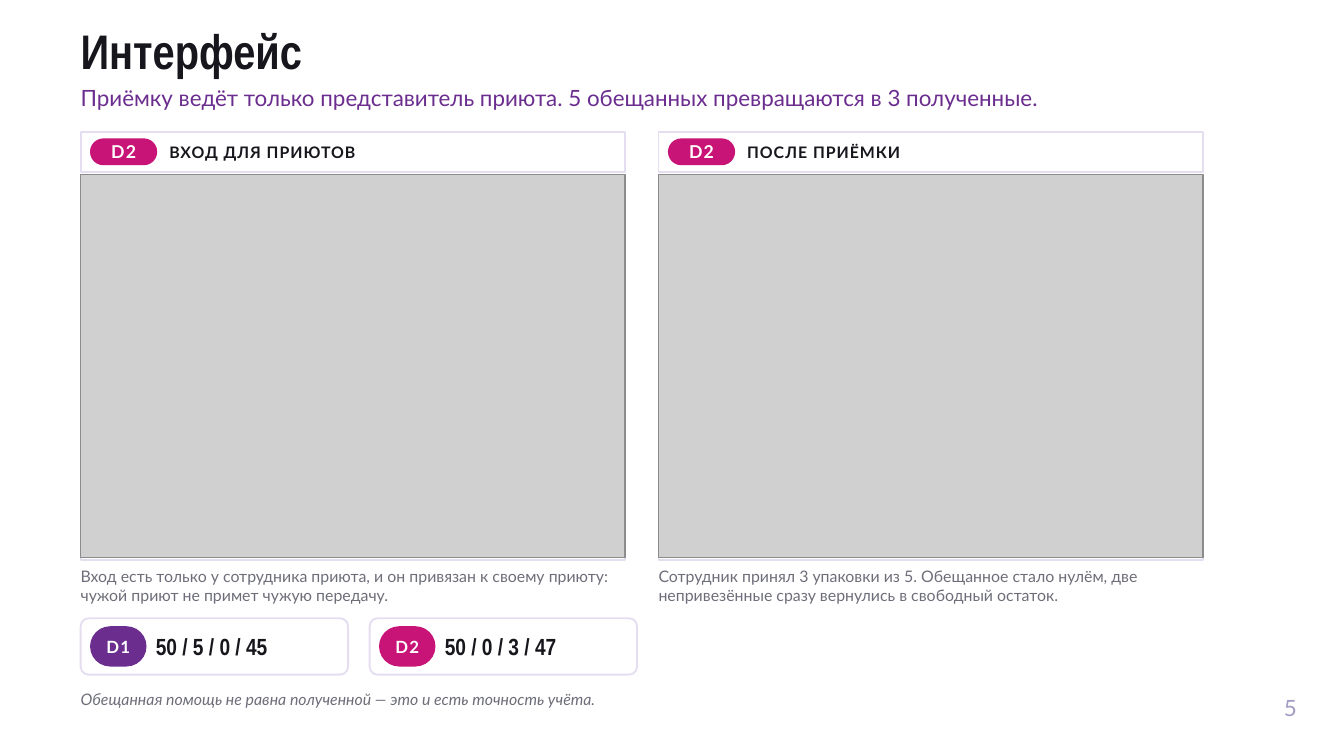
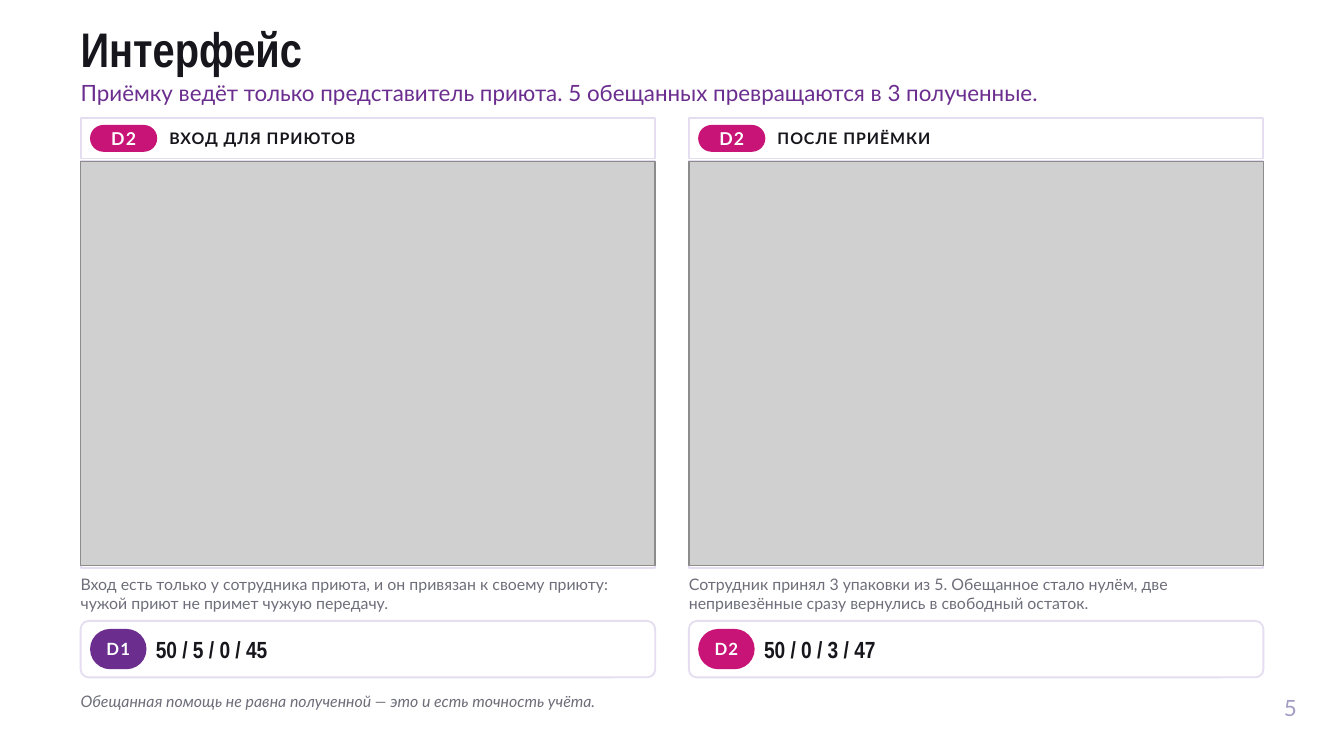
Before and after one commit to milana-solodovnik/lapa-ryadom, a slide deck: slide 5 of slides/output/lapa-ryadom-pitch.pptx. Drawn at 1344x756 pixels with LibreOffice and Linux fonts; fonts in the diff are those of the drawing; grey boxes stand for pictures; background and template pictures are left out. Boxes give left, top, right and bottom in pixels: in the first picture for what was removed or moved away, otherwise in the second. Text is boxed around its words. In the diff, an @@ line names an element or a change of style, - is before the commit and + after.

```diff
--- a/slides/output/lapa-ryadom-pitch.pptx
+++ b/slides/output/lapa-ryadom-pitch.pptx
@@ text "Приёмку ведёт только представитель приюта. ...": place and size @@
-text "Приёмку ведёт только представитель приюта. ..." at box(81, 89, 1037, 110)
+text "Приёмку ведёт только представитель приюта. ..." at box(81, 84, 1037, 105)
@@ rectangle: place and size @@
-rectangle at box(81, 132, 625, 172)
+rectangle at box(81, 118, 656, 159)
@@ text "ВХОД ДЛЯ ПРИЮТОВ": place and size @@
-text "ВХОД ДЛЯ ПРИЮТОВ" at box(169, 146, 356, 161)
+text "ВХОД ДЛЯ ПРИЮТОВ" at box(169, 132, 356, 147)
@@ rectangle: place and size @@
-rectangle at box(659, 132, 1203, 172)
+rectangle at box(688, 118, 1263, 159)
@@ text "ПОСЛЕ ПРИЁМКИ": place and size @@
-text "ПОСЛЕ ПРИЁМКИ" at box(747, 143, 900, 158)
+text "ПОСЛЕ ПРИЁМКИ" at box(777, 130, 930, 144)
@@ text "D2": place and size @@
-text "D2" at box(111, 145, 136, 158)
+text "D2" at box(111, 132, 136, 145)
@@ rounded rectangle: place and size @@
-rounded rectangle at box(90, 138, 157, 165)
+rounded rectangle at box(90, 125, 157, 152)
@@ text "D2": place and size @@
-text "D2" at box(689, 145, 714, 158)
+text "D2" at box(719, 132, 744, 145)
@@ rounded rectangle: place and size @@
-rounded rectangle at box(668, 138, 735, 165)
+rounded rectangle at box(699, 125, 766, 152)
@@ picture: place and size @@
-picture at box(81, 175, 625, 558)
+picture at box(81, 161, 656, 566)
@@ rectangle: place and size @@
-rectangle at box(81, 175, 625, 560)
+rectangle at box(81, 161, 656, 569)
@@ picture: place and size @@
-picture at box(659, 175, 1203, 558)
+picture at box(688, 161, 1263, 566)
@@ rectangle: place and size @@
-rectangle at box(659, 175, 1203, 560)
+rectangle at box(688, 161, 1263, 569)
@@ text "Вход есть только у сотрудника ...": place and size @@
-text "Вход есть только у сотрудника ..." at box(81, 570, 608, 604)
+text "Вход есть только у сотрудника ..." at box(81, 578, 608, 612)
@@ text "Сотрудник принял 3 упаковки из ...": place and size @@
-text "Сотрудник принял 3 упаковки из ..." at box(659, 570, 1137, 604)
+text "Сотрудник принял 3 упаковки из ..." at box(689, 578, 1168, 612)
@@ rounded rectangle: place and size @@
-rounded rectangle at box(81, 618, 348, 675)
+rounded rectangle at box(81, 621, 656, 677)
@@ rounded rectangle: place and size @@
-rounded rectangle at box(370, 618, 637, 675)
+rounded rectangle at box(688, 621, 1263, 677)
@@ text "D2": place and size @@
-text "D2" at box(395, 640, 419, 653)
+text "D2" at box(715, 642, 739, 655)
@@ rounded rectangle: place and size @@
-rounded rectangle at box(379, 626, 435, 667)
+rounded rectangle at box(699, 629, 755, 669)
@@ text "50 / 0 / 3 ...": place and size @@
-text "50 / 0 / 3 ..." at box(445, 638, 556, 656)
+text "50 / 0 / 3 ..." at box(764, 641, 875, 659)
```
Also in this commit, not shown: 1 other slide changed, 1 other file.
